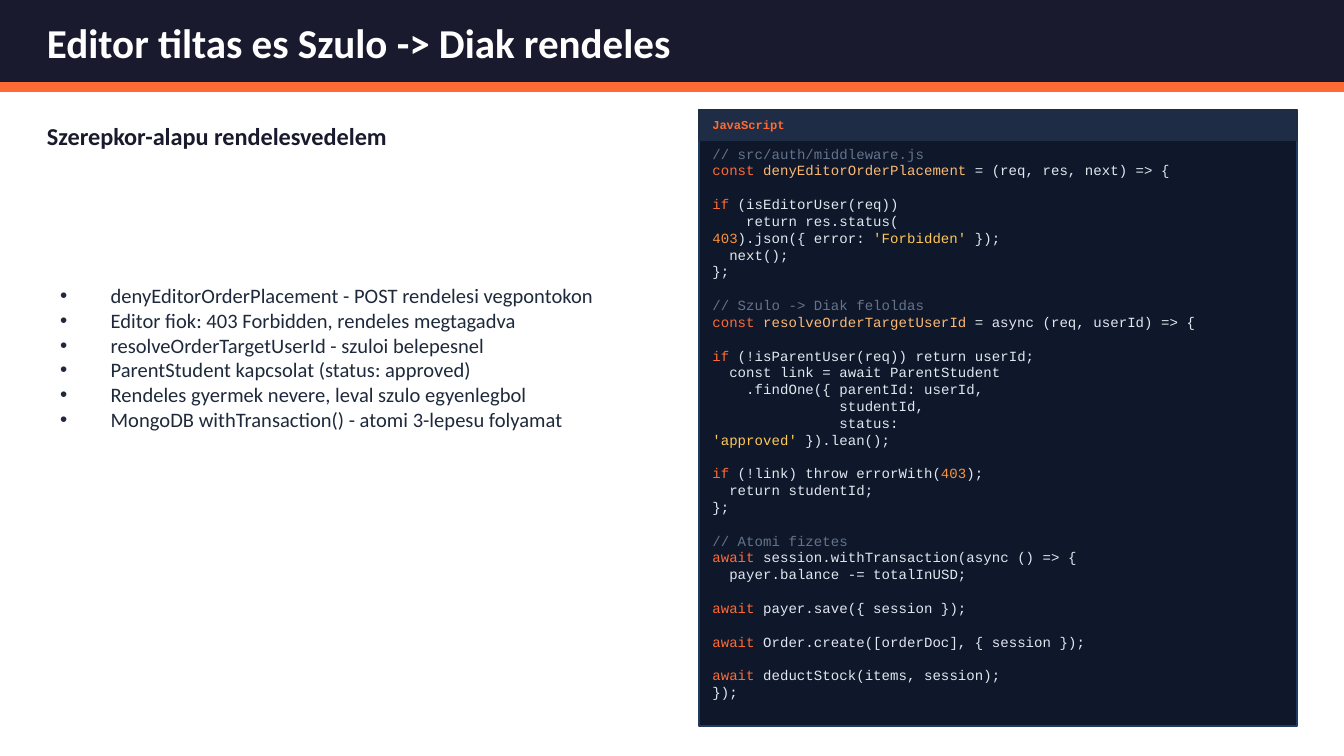
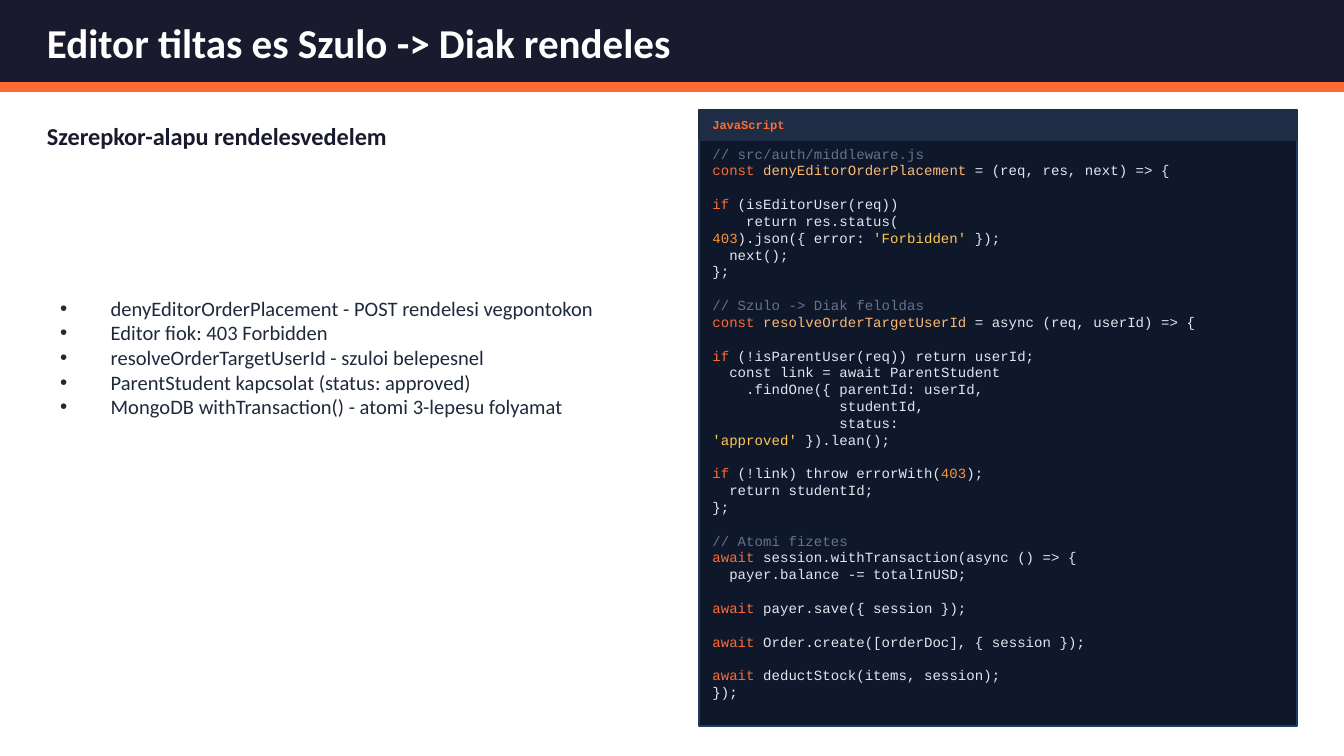
Before and after one commit to bivorzk/iskolaprojekt, a slide deck: slide 16 of SnapTray_Prezentacio_v3.pptx (slide 18 before the commit). Drawn at 1344x756 pixels with LibreOffice and Linux fonts; fonts in the diff are those of the drawing. Boxes give left, top, right and bottom in pixels: in the first picture for what was removed or moved away, otherwise in the second. Text is boxed around its words. In the diff, an @@ line names an element or a change of style, - is before the commit and + after.

```diff
--- a/SnapTray_Prezentacio_v3.pptx
+++ b/SnapTray_Prezentacio_v3.pptx
@@ text at bbox=[111, 325, 327, 340]: text changed @@
-• Editor fiok: 403 Forbidden, rendeles megtagadva
+• Editor fiok: 403 Forbidden
@@ text at bbox=[111, 387, 526, 406]: paragraph removed @@
-• Rendeles gyermek nevere, leval szulo egyenlegbol
```
Also in this commit, not shown: 9 other slides changed, 2 slides added, 16 slides removed, 1 other file.
